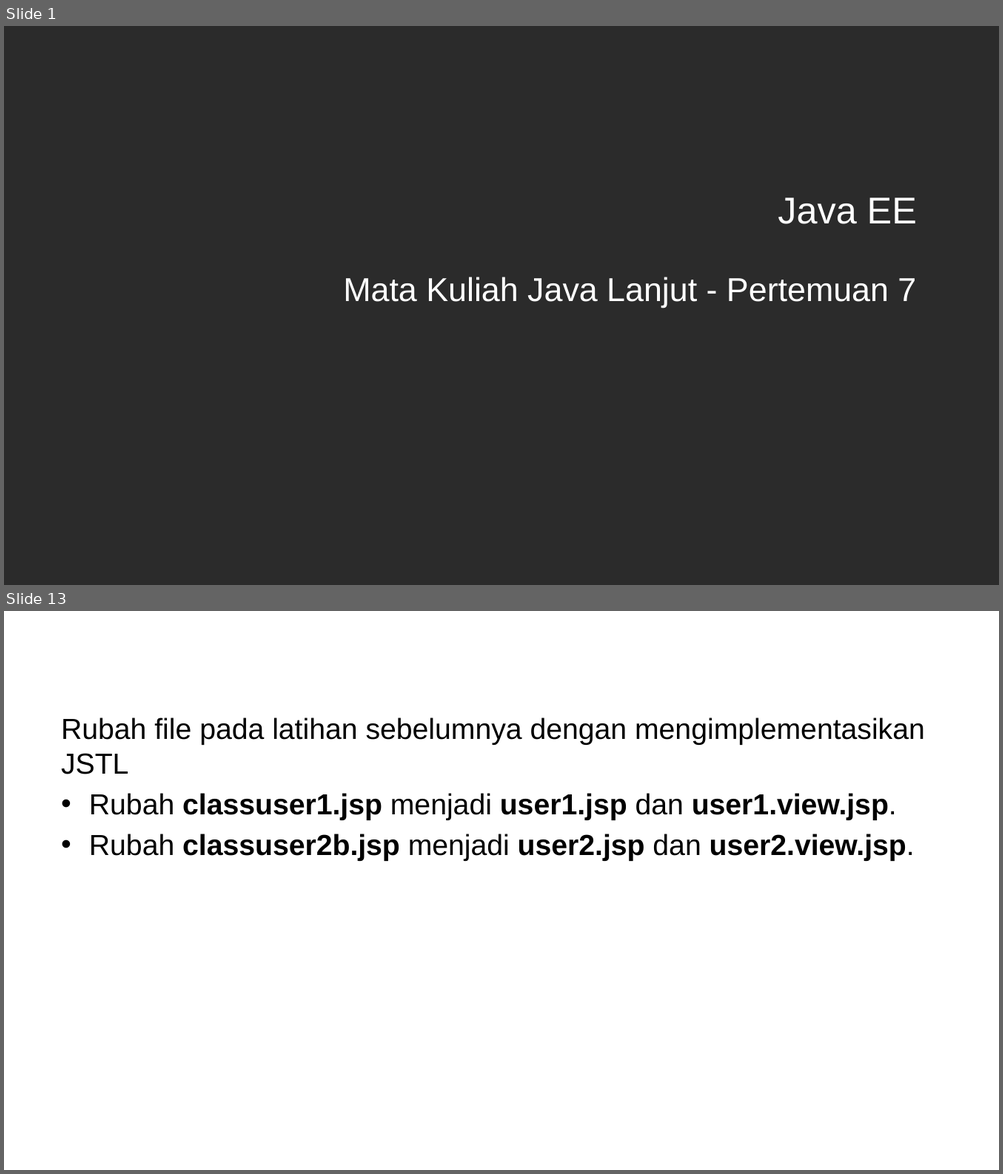
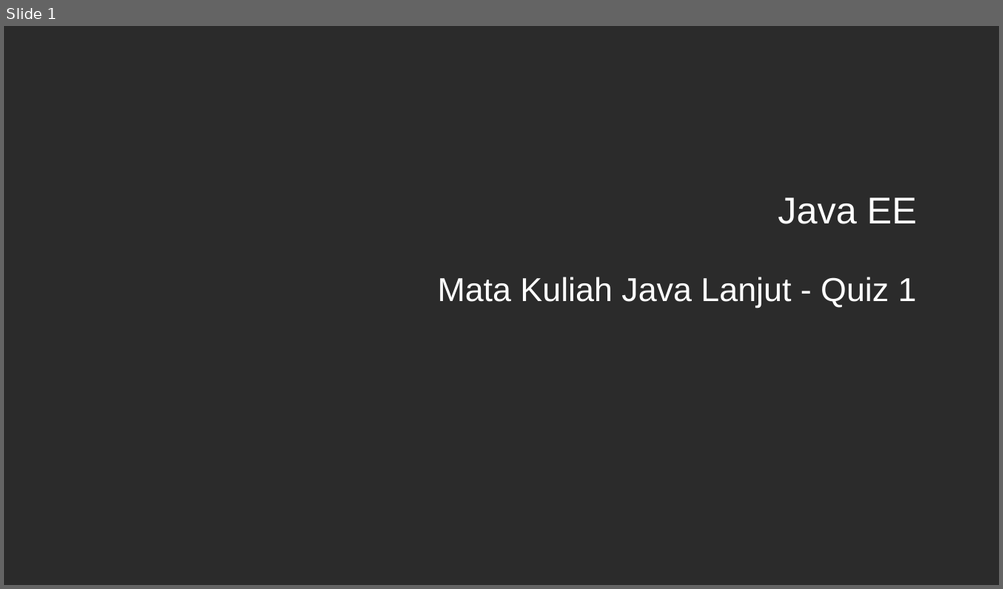
Before and after one commit to ruang-belajar/java-ee, a slide deck: docs/res/Java EE - Pertemuan 7.pptx. Shown one above the other, each under a label of ours: slides 1 and 13 before the commit, slide 1 after it; the slides between them are not shown. The pictures are 1003x1174 and 1003x589 pixels, drawn with LibreOffice and Linux fonts; fonts in the diff are those of the drawing; background and template pictures are left out; a plain dark background stands for a picture behind light text. Boxes give left, top, right and bottom in pixels: in the first picture for what was removed or moved away, otherwise in the second. Text is boxed around its words. In the diff, an @@ line names an element or a change of style, - is before the commit and + after.

```diff
--- a/docs/res/Java EE - Pertemuan 7.pptx
+++ b/docs/res/Java EE - Pertemuan 7.pptx
@@ slide 13 removed at box(4, 611, 999, 1170), background picture (left out) @@
@@ title removed at box(54, 627, 949, 675) @@
-Latihan
@@ text removed at box(61, 718, 925, 861) @@
-Rubah file pada latihan sebelumnya dengan mengimplementasikan JSTL
-• Rubah classuser1.jsp menjadi user1.jsp dan user1.view.jsp.
-• Rubah classuser2b.jsp menjadi user2.jsp dan user2.view.jsp.
@@ slide 1 changed as well @@
@@ subtitle at box(438, 277, 916, 308): text changed @@
-Mata Kuliah Java Lanjut - Pertemuan 7
+Mata Kuliah Java Lanjut - Quiz 1
```
Also in this commit, not shown: 3 slides added, 13 other slides removed, 4 other files.
